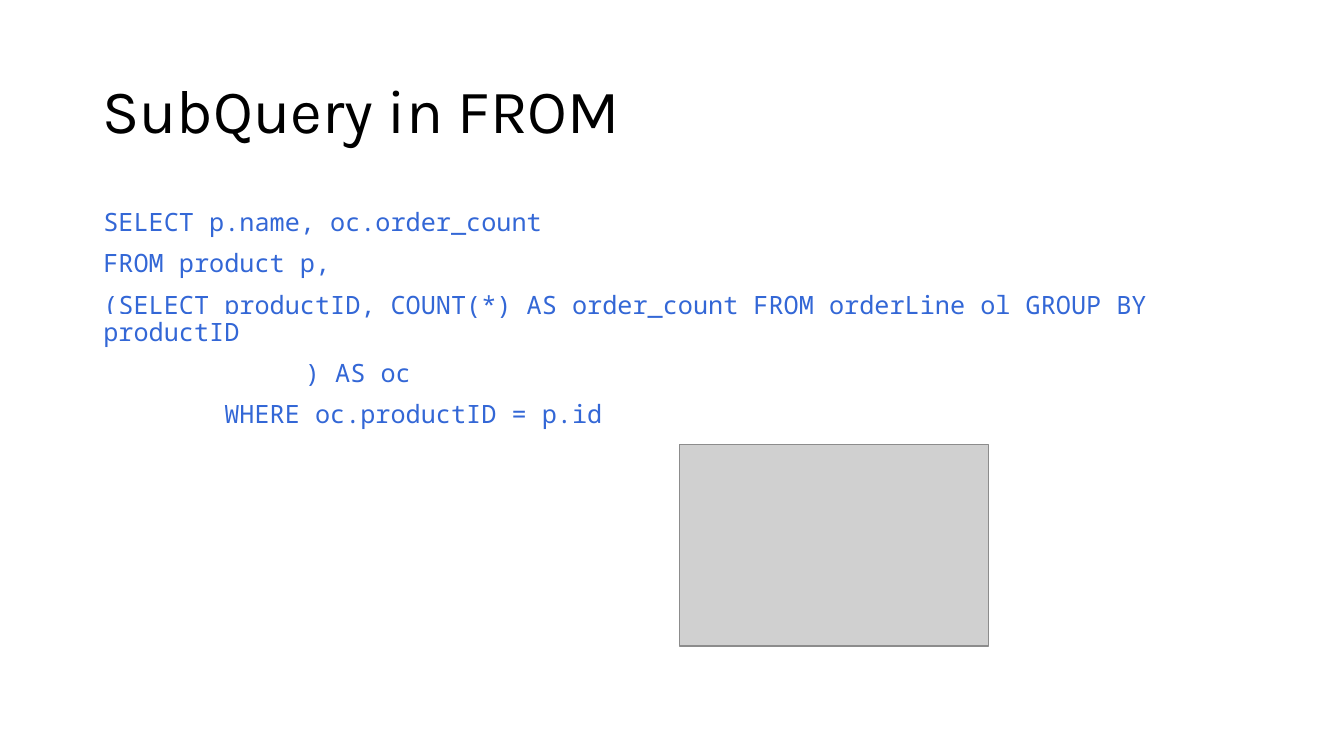
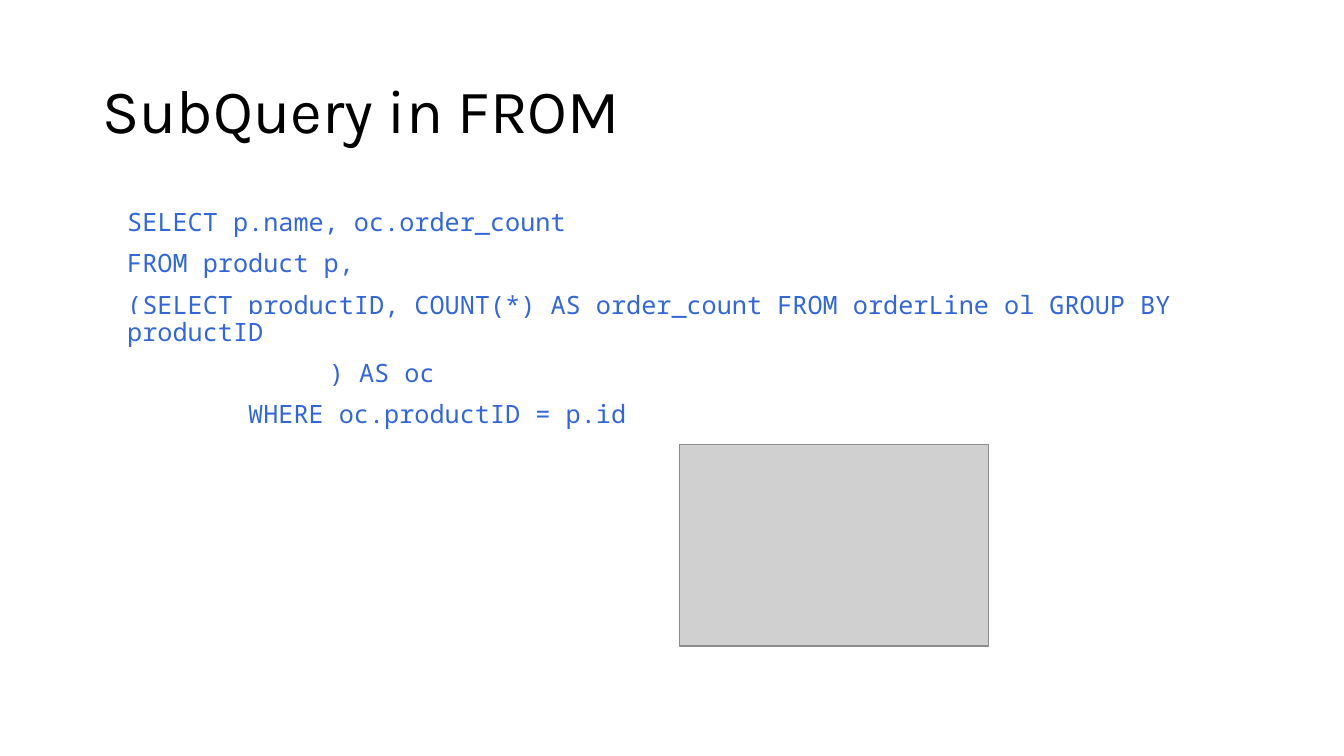
Before and after one commit to appjedi/youtube, a slide deck: slide 9 of SQL/Intro To SQL Day 3.pptx. Drawn at 1344x756 pixels with LibreOffice and Linux fonts; fonts in the diff are those of the drawing; grey boxes stand for pictures. Boxes give left, top, right and bottom in pixels: in the first picture for what was removed or moved away, otherwise in the second. Text is boxed around its words. In the diff, an @@ line names an element or a change of style, - is before the commit and + after.

```diff
--- a/SQL/Intro To SQL Day 3.pptx
+++ b/SQL/Intro To SQL Day 3.pptx
@@ text "SELECT p.name, oc.order_count": place and size @@
-text "SELECT p.name, oc.order_count" at (103, 212, 1146, 429)
+text "SELECT p.name, oc.order_count" at (127, 212, 1170, 429)
```
Also in this commit, not shown: 10 other files.
